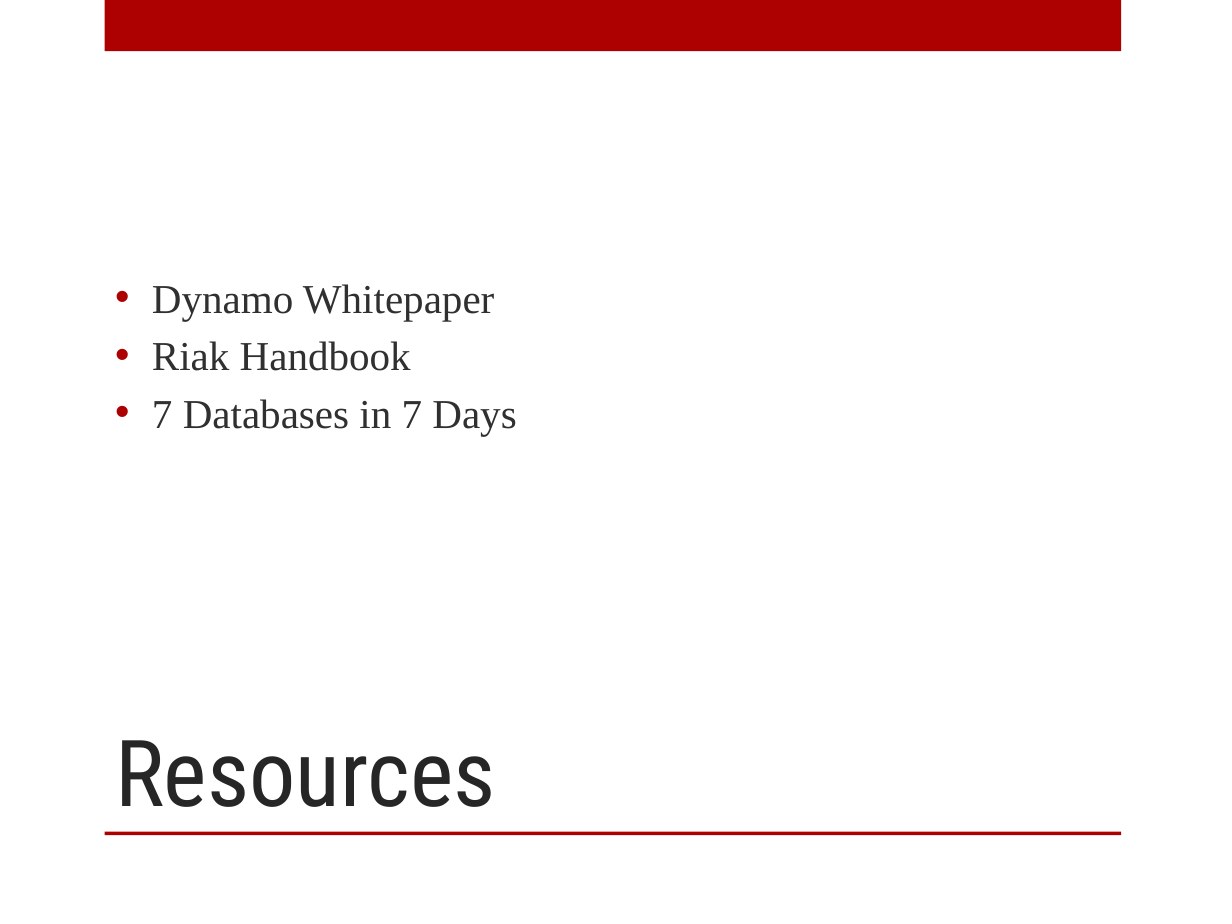
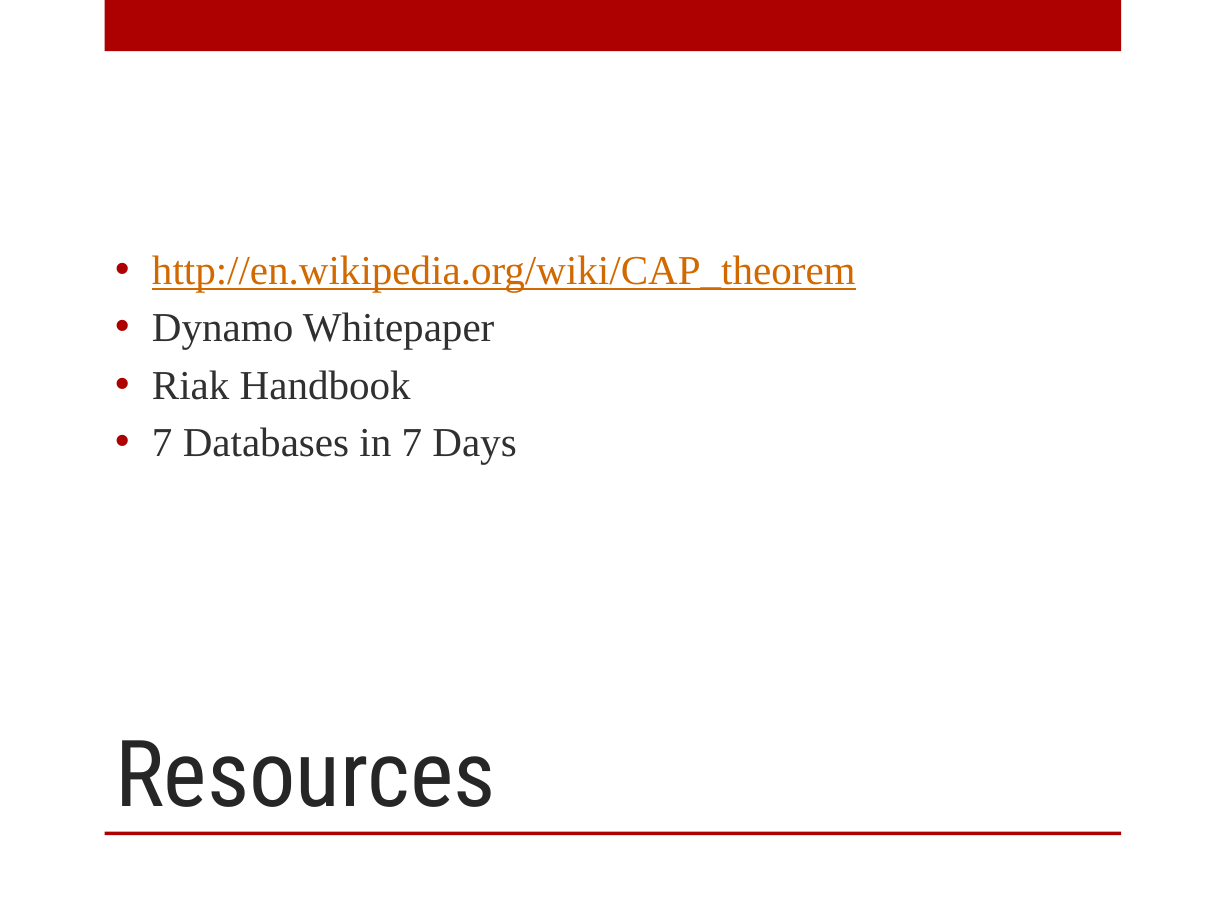
Before and after one commit to digitalBush/nosql-smackdown-talk, a slide deck: slide 15 of nosql-smackdown.pptx (slide 10 before the commit). Drawn at 1232x924 pixels with LibreOffice and Linux fonts; fonts in the diff are those of the drawing. Boxes give left, top, right and bottom in pixels: in the first picture for what was removed or moved away, otherwise in the second. Text is boxed around its words. In the diff, an @@ line names an element or a change of style, - is before the commit and + after.

```diff
--- a/nosql-smackdown.pptx
+++ b/nosql-smackdown.pptx
@@ text at (152, 255, 856, 292): paragraph added @@
+• http://en.wikipedia.org/wiki/CAP_theorem
```
Also in this commit, not shown: 5 slides added, 1 slide removed.
